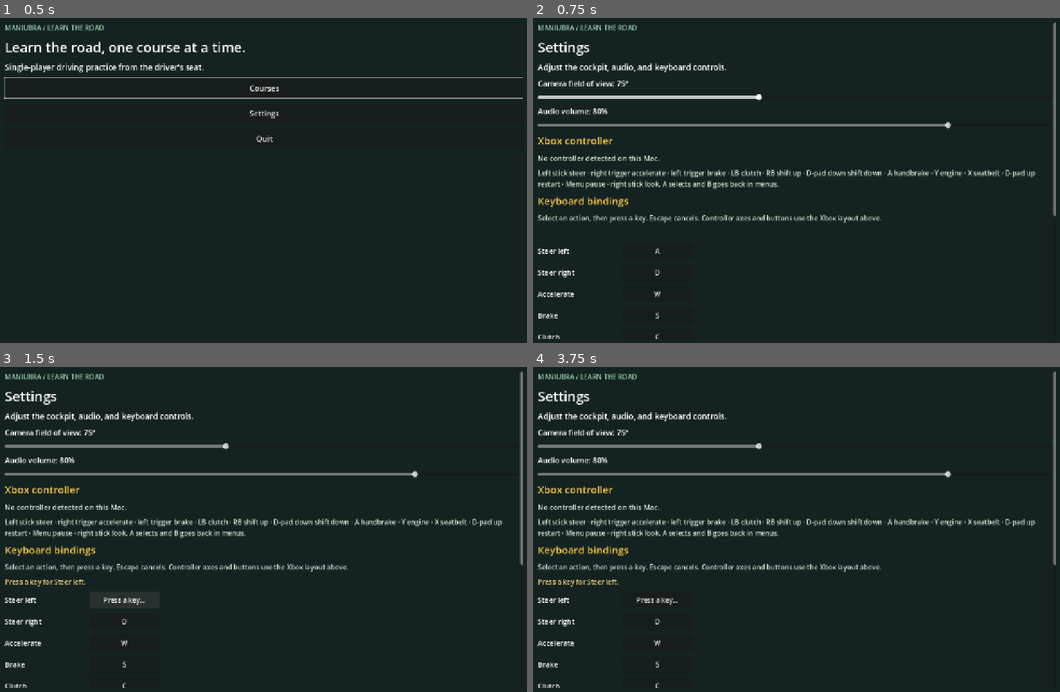
Above: before the commit, frames 1-4 (two rows, left to right).
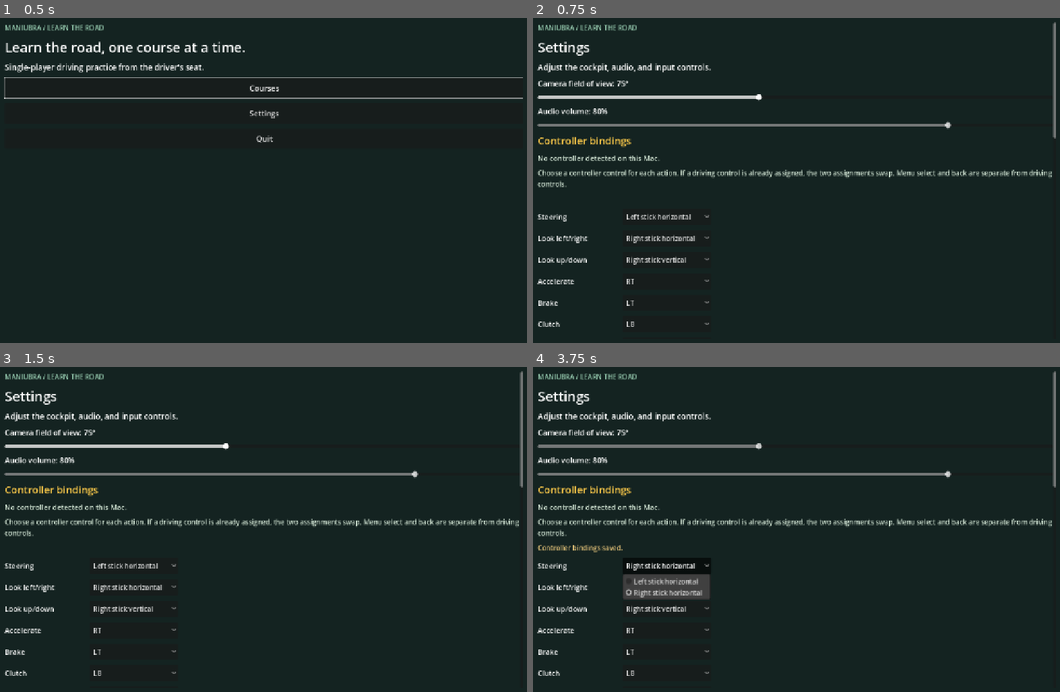
Above: after the commit, the same moments.

Repository: IamDalemark/maniubra-prototype
Game: Godot game, scene res://scenes/app.tscn
Two runs of this game, one before a commit and one after it. Both use one fixed random seed, a clock stepped at 60 frames per second and the inputs below.
Inputs (mouse positions are in pixels of both pictures, inside the frame that each line leads up to):
- Up to frame 1 (0.5 s): no input
- Up to frame 2 (0.75 s): click "Settings" at 0.5 s
- Up to frame 3 (1.5 s): click (126, 601) at 1.25 s, where only the run before the commit has a clickable "A"
- Up to frame 4 (3.75 s): click (664, 565) at 2 s, where only the run after the commit has a clickable "Left stick horizontal"; click (664, 588) at 2.75 s, where only the run after the commit has a clickable "Right stick horizontal"; click (664, 565) at 3.5 s, where only the run after the commit has a clickable "Right stick horizontal"

Frame 1 is identical in both runs. In frame 2, 4.5% of the frame differs, in the area x 0-100%, y 13-99%; in frame 3, 5.2%; in frame 4, 5.9%.

Commit message:
Add remappable controller bindings in settings

Diff:
--- a/scripts/app.gd
+++ b/scripts/app.gd
@@ -4,6 +4,7 @@
 const Catalog = preload("res://scripts/course_catalog.gd")
 const AttemptStore = preload("res://scripts/attempt_store.gd")
 const DrivingInput = preload("res://scripts/driving_input.gd")
+const ControllerBindings = preload("res://scripts/controller_bindings.gd")
 const XboxUsbBridge = preload("res://scripts/xbox_usb_bridge.gd")
 const COURSE_ART = {
 	"primary_controls": "res://assets/ui/course_art/primary_controls.png",
@@ -48,11 +49,14 @@
 var _binding_notice: Label
 var _controller_status: Label
 var _xbox_usb_bridge: Node
+var _controller_options: Dictionary = {}
+var _controller_notice: Label
 
 
 func _ready() -> void:
 	DrivingInput.install_actions()
 	DrivingInput.load_keyboard_bindings()
+	ControllerBindings.load_saved()
 	Input.joy_connection_changed.connect(_on_joy_connection_changed)
 	_xbox_usb_bridge = XboxUsbBridge.new()
 	_xbox_usb_bridge.connection_changed.connect(_on_usb_connection_changed)
@@ -113,6 +117,7 @@
 	_page = page
 	_pending_binding_action = &""
 	_binding_buttons.clear()
+	_controller_options.clear()
 	for child in _content.get_children():
 		_content.remove_child(child)
 		child.queue_free()
@@ -149,7 +154,7 @@
 
 
 func _show_settings() -> void:
-	_clear_page("settings", "Settings", "Adjust the cockpit, audio, and keyboard controls.")
+	_clear_page("settings", "Settings", "Adjust the cockpit, audio, and input controls.")
 	var fov_label := _add_text("Camera field of view: %.0f°" % _camera_fov, 18)
 	var fov_slider := HSlider.new()
 	fov_slider.min_value = 60.0
@@ -166,10 +171,30 @@
 	audio_slider.value = _audio_level
 	audio_slider.value_changed.connect(func(value: float): _audio_level = value; audio_label.text = "Audio volume: %d%%" % roundi(value * 100))
 	_content.add_child(audio_slider)
-	_add_text("Xbox controller", 24, Color("f5c548"))
+	_add_text("Controller bindings", 24, Color("f5c548"))
 	_controller_status = _add_text("", 17, Color("d4e7d6"))
 	_refresh_controller_status()
-	_add_text("Left stick steer · right trigger accelerate · left trigger brake · LB clutch · RB shift up · D-pad down shift down · A handbrake · Y engine · X seatbelt · D-pad up restart · Menu pause · right stick look. A selects and B goes back in menus.", 16, Color("d4e7d6"))
+	_add_text("Choose a controller control for each action. If a driving control is already assigned, the two assignments swap. Menu select and back are separate from driving controls.", 16, Color("d4e7d6"))
+	_controller_notice = _add_text("", 16, Color("eecb7d"))
+	for binding in ControllerBindings.AXIS_ACTIONS + ControllerBindings.BUTTON_ACTIONS:
+		var key: String = binding[0]
+		var row := HBoxContainer.new()
+		row.add_theme_constant_override("separation", 12)
+		_content.add_child(row)
+		var caption := Label.new()
+		caption.text = binding[1]
+		caption.custom_minimum_size.x = 190
+		caption.add_theme_font_size_override("font_size", 17)
+		row.add_child(caption)
+		var picker := OptionButton.new()
+		picker.custom_minimum_size = Vector2(210, 39)
+		for option in ControllerBindings.options_for(key):
+			picker.add_item(option[1])
+		picker.item_selected.connect(_change_controller_binding.bind(key))
+		row.add_child(picker)
+		_controller_options[key] = picker
+	_refresh_controller_options()
+	_add_button("Restore default controller bindings", _reset_controller_bindings)
 	_add_text("Keyboard bindings", 24, Color("f5c548"))
 	_add_text("Select an action, then press a key. Escape cancels. Controller axes and buttons use the Xbox layout above.", 16, Color("d4e7d6"))
 	_binding_notice = _add_text("", 16, Color("eecb7d"))
@@ -217,6 +242,31 @@
 	DrivingInput.reset_keyboard_bindings()
 	_refresh_binding_buttons()
 	_binding_notice.text = "Default keys restored." if DrivingInput.save_keyboard_bindings() else "Defaults restored for this run, but could not be saved."
+
+
+func _change_controller_binding(index: int, key: String) -> void:
+	var option: Array = ControllerBindings.options_for(key)[index]
+	_xbox_usb_bridge._release_all()
+	if ControllerBindings.set_binding(key, option[0]):
+		_refresh_controller_options()
+		_controller_notice.text = "Controller bindings saved." if ControllerBindings.save() else "Binding changed for this run, but could not be saved."
+
+
+func _reset_controller_bindings() -> void:
+	_xbox_usb_bridge._release_all()
+	ControllerBindings.reset()
+	_refresh_controller_options()
+	_controller_notice.text = "Default controller bindings restored." if ControllerBindings.save() else "Defaults restored for this run, but could not be saved."
+
+
+func _refresh_controller_options() -> void:
+	for key in _controller_options:
+		var picker: OptionButton = _controller_options[key]
+		var options: Array = ControllerBindings.options_for(key)
+		for index in options.size():
+			if options[index][0] == ControllerBindings.source(key):
+				picker.select(index)
+				break
 
 
 func _on_joy_connection_changed(_device: int, _connected: bool) -> void:
--- /dev/null
+++ b/scripts/controller_bindings.gd
@@ -0,0 +1,229 @@
+extends RefCounted
+## One saved Xbox layout shared by native Godot gamepads and the direct USB reader.
+
+const FILE_VERSION := 1
+const BUTTON_OPTIONS := [
+	["a", "A", JOY_BUTTON_A], ["b", "B", JOY_BUTTON_B],
+	["x", "X", JOY_BUTTON_X], ["y", "Y", JOY_BUTTON_Y],
+	["lb", "LB", JOY_BUTTON_LEFT_SHOULDER], ["rb", "RB", JOY_BUTTON_RIGHT_SHOULDER],
+	["up", "D-pad up", JOY_BUTTON_DPAD_UP], ["down", "D-pad down", JOY_BUTTON_DPAD_DOWN],
+	["left", "D-pad left", JOY_BUTTON_DPAD_LEFT], ["right", "D-pad right", JOY_BUTTON_DPAD_RIGHT],
+	["menu", "Menu", JOY_BUTTON_START], ["view", "View", JOY_BUTTON_BACK],
+	["ls_click", "LS click", JOY_BUTTON_LEFT_STICK], ["rs_click", "RS click", JOY_BUTTON_RIGHT_STICK],
+]
+const AXIS_OPTIONS := [
+	["ls_x", "Left stick horizontal", JOY_AXIS_LEFT_X],
+	["rs_x", "Right stick horizontal", JOY_AXIS_RIGHT_X],
+	["ls_y", "Left stick vertical", JOY_AXIS_LEFT_Y],
+	["rs_y", "Right stick vertical", JOY_AXIS_RIGHT_Y],
+]
+const PEDAL_OPTIONS := [
+	["lt", "LT", JOY_AXIS_TRIGGER_LEFT],
+	["rt", "RT", JOY_AXIS_TRIGGER_RIGHT],
+]
+const BUTTON_ACTIONS := [
+	["drive_clutch", "Clutch"], ["drive_gear_up", "Shift up"],
+	["drive_gear_down", "Shift down"], ["drive_handbrake", "Handbrake"],
+	["drive_ignition", "Engine on/off"], ["drive_seatbelt", "Seatbelt"],
+	["drive_reset", "Restart drive"], ["drive_pause", "Pause"],
+	["ui_accept", "Menu select"], ["ui_cancel", "Menu back"],
+]
+const AXIS_ACTIONS := [
+	["steering_axis", "Steering", "horizontal"],
+	["look_x_axis", "Look left/right", "horizontal"],
+	["look_y_axis", "Look up/down", "vertical"],
+	["drive_throttle", "Accelerate", "pedal"],
+	["drive_brake", "Brake", "pedal"],
+]
+const DEFAULTS := {
+	"steering_axis": "ls_x", "look_x_axis": "rs_x", "look_y_axis": "rs_y",
+	"drive_throttle": "rt", "drive_brake": "lt",
+	"drive_clutch": "lb", "drive_gear_up": "rb", "drive_gear_down": "down",
+	"drive_handbrake": "a", "drive_ignition": "y", "drive_seatbelt": "x",
+	"drive_reset": "up", "drive_pause": "menu",
+	"ui_accept": "a", "ui_cancel": "b",
+}
+
+static var _bindings: Dictionary = {}
+
+
+static func options_for(key: String) -> Array:
+	if key == "drive_throttle" or key == "drive_brake":
+		return PEDAL_OPTIONS
+	if key == "steering_axis" or key == "look_x_axis":
+		return [AXIS_OPTIONS[0], AXIS_OPTIONS[1]]
+	if key == "look_y_axis":
+		return [AXIS_OPTIONS[2], AXIS_OPTIONS[3]]
+	return BUTTON_OPTIONS
+
+
+static func source(key: String) -> String:
+	_ensure_defaults()
+	return _bindings.get(key, DEFAULTS.get(key, ""))
+
+
+static func label_for_source(token: String) -> String:
+	for option in BUTTON_OPTIONS + AXIS_OPTIONS + PEDAL_OPTIONS:
+		if option[0] == token:
+			return option[1]
+	return "?"
+
+
+static func short_label_for_source(token: String) -> String:
+	if token.begins_with("ls_"):
+		return "LS"
+	if token.begins_with("rs_"):
+		return "RS"
+	return label_for_source(token)
+
+
+static func label_for_action(action: String) -> String:
+	if action == "drive_left" or action == "drive_right":
+		return short_label_for_source(source("steering_axis")) + (" left" if action == "drive_left" else " right")
+	if action == "look_left" or action == "look_right":
+		return short_label_for_source(source("look_x_axis")) + (" left" if action == "look_left" else " right")
+	if action == "look_up" or action == "look_down":
+		return short_label_for_source(source("look_y_axis")) + (" up" if action == "look_up" else " down")
+	return label_for_source(source(action))
+
+
+static func set_binding(key: String, token: String) -> bool:
+	_ensure_defaults()
+	if not DEFAULTS.has(key):
+		return false
+	var allowed := false
+	for option in options_for(key):
+		if option[0] == token:
+			allowed = true
+			break
+	if not allowed:
+		return false
+	if _bindings[key] == token:
+		return true
+	var old: String = _bindings[key]
+	# Gameplay buttons cannot fire two driving actions. Menu buttons have separate context.
+	var group := _group_for(key)
+	for other in _bindings:
+		if other == key or _bindings[other] != token:
+			continue
+		if group == _group_for(other):
+			_bindings[other] = old
+	_bindings[key] = token
+	apply_to_input_map()
+	return true
+
+
+static func reset() -> void:
+	_bindings = DEFAULTS.duplicate(true)
+	apply_to_input_map()
+
+
+static func load_saved() -> void:
+	_ensure_defaults()
+	var path := _bindings_path()
+	if not FileAccess.file_exists(path):
+		return
+	var file := FileAccess.open(path, FileAccess.READ)
+	if file == null:
+		return
+	var parser := JSON.new()
+	if parser.parse(file.get_as_text()) != OK:
+		return
+	var data: Variant = parser.data
+	if typeof(data) != TYPE_DICTIONARY or data.get("file_version") != FILE_VERSION or typeof(data.get("controller")) != TYPE_DICTIONARY:
+		return
+	var saved: Dictionary = data["controller"]
+	var used: Dictionary = {}
+	for key in DEFAULTS:
+		if not saved.has(key):
+			return
+		var valid := false
+		for option in options_for(key):
+			if saved[key] == option[0]:
+				valid = true
+		if not valid:
+			return
+		var usage := _group_for(key) + ":" + String(saved[key])
+		if used.has(usage):
+			return
+		used[usage] = true
+	# Apply through the same swap rule so malformed duplicates never reach gameplay.
+	_bindings = DEFAULTS.duplicate(true)
+	for key in DEFAULTS:
+		set_binding(key, saved[key])
+	apply_to_input_map()
+
+
+static func save() -> bool:
+	_ensure_defaults()
+	var path := _bindings_path()
+	if DirAccess.make_dir_recursive_absolute(path.get_base_dir()) != OK:
+		return false
+	var temporary := path + ".tmp"
+	var file := FileAccess.open(temporary, FileAccess.WRITE)
+	if file == null:
+		return false
+	file.store_string(JSON.stringify({"file_version": FILE_VERSION, "controller": _bindings}))
+	file.flush()
+	file.close()
+	return DirAccess.rename_absolute(ProjectSettings.globalize_path(temporary), ProjectSettings.globalize_path(path)) == OK
+
+
+static func apply_to_input_map() -> void:
+	_ensure_defaults()
+	for action in ["drive_left", "drive_right", "drive_throttle", "drive_brake", "drive_clutch", "drive_gear_up", "drive_gear_down", "drive_handbrake", "drive_ignition", "drive_seatbelt", "drive_reset", "drive_pause", "ui_accept", "ui_cancel", "look_left", "look_right", "look_up", "look_down"]:
+		if not InputMap.has_action(action):
+			InputMap.add_action(action, 0.16)
+		for event in InputMap.action_get_events(action):
+			if event is InputEventJoypadButton or event is InputEventJoypadMotion:
+				InputMap.action_erase_event(action, event)
+	_add_axis_pair("drive_left", "drive_right", source("steering_axis"))
+	_add_axis_pair("look_left", "look_right", source("look_x_axis"))
+	_add_axis_pair("look_up", "look_down", source("look_y_axis"))
+	_add_axis("drive_throttle", source("drive_throttle"), 1.0)
+	_add_axis("drive_brake", source("drive_brake"), 1.0)
+	for binding in BUTTON_ACTIONS:
+		var token: String = source(binding[0])
+		for option in BUTTON_OPTIONS:
+			if option[0] == token:
+				var event := InputEventJoypadButton.new()
+				event.button_index = option[2]
+				InputMap.action_add_event(binding[0], event)
+				break
+
+
+static func _add_axis_pair(negative: String, positive: String, token: String) -> void:
+	_add_axis(negative, token, -1.0)
+	_add_axis(positive, token, 1.0)
+
+
+static func _add_axis(action: String, token: String, value: float) -> void:
+	for option in AXIS_OPTIONS + PEDAL_OPTIONS:
+		if option[0] == token:
+			var event := InputEventJoypadMotion.new()
+			event.axis = option[2]
+			event.axis_value = value
+			InputMap.action_add_event(action, event)
+			return
+
+
+static func _ensure_defaults() -> void:
+	if _bindings.is_empty():
+		_bindings = DEFAULTS.duplicate(true)
+
+
+static func _group_for(key: String) -> String:
+	if key.begins_with("ui_"):
+		return "menu"
+	if key in ["drive_throttle", "drive_brake"]:
+		return "pedal"
+	if key in ["steering_axis", "look_x_axis"]:
+		return "horizontal"
+	if key == "look_y_axis":
+		return "vertical"
+	return "drive"
+
+
+static func _bindings_path() -> String:
+	var override_dir := OS.get_environment("MANIUBRA_DATA_DIR")
+	return override_dir.path_join("maniubra_controller.json") if not override_dir.is_empty() else "user://maniubra_controller.json"
--- a/scripts/driving_input.gd
+++ b/scripts/driving_input.gd
@@ -1,6 +1,7 @@
 extends RefCounted
 ## One semantic input state for keyboard and standard gamepads.
 
+const ControllerBindings = preload("res://scripts/controller_bindings.gd")
 const FILE_VERSION := 1
 const BINDINGS := [
 	{"action": "drive_left", "label": "Steer left", "key": KEY_A},
@@ -16,13 +17,6 @@
 	{"action": "drive_reset", "label": "Restart drive", "key": KEY_R},
 	{"action": "drive_pause", "label": "Pause", "key": KEY_ESCAPE},
 ]
-const CONTROLLER_NAMES := {
-	"drive_left": "LS left", "drive_right": "LS right", "drive_throttle": "RT", "drive_brake": "LT",
-	"drive_clutch": "LB", "drive_gear_up": "RB", "drive_gear_down": "D-pad down",
-	"drive_handbrake": "A", "drive_ignition": "Y", "drive_seatbelt": "X",
-	"drive_reset": "D-pad up", "drive_pause": "Menu",
-}
-
 var steering := 0.0
 var throttle := 0.0
 var brake := 0.0
@@ -38,24 +32,7 @@
 			InputMap.add_action(action, 0.16)
 		if keyboard_key(action) == KEY_NONE:
 			_replace_keyboard_key(action, binding["key"])
-	_axis("drive_left", JOY_AXIS_LEFT_X, -1.0)
-	_axis("drive_right", JOY_AXIS_LEFT_X, 1.0)
-	_axis("drive_throttle", JOY_AXIS_TRIGGER_RIGHT, 1.0)
-	_axis("drive_brake", JOY_AXIS_TRIGGER_LEFT, 1.0)
-	_button("drive_clutch", JOY_BUTTON_LEFT_SHOULDER)
-	_button("drive_handbrake", JOY_BUTTON_A)
-	_button("drive_gear_up", JOY_BUTTON_RIGHT_SHOULDER)
-	_button("drive_gear_down", JOY_BUTTON_DPAD_DOWN)
-	_button("drive_ignition", JOY_BUTTON_Y)
-	_button("drive_seatbelt", JOY_BUTTON_X)
-	_button("drive_reset", JOY_BUTTON_DPAD_UP)
-	_button("drive_pause", JOY_BUTTON_START)
-	_button("ui_accept", JOY_BUTTON_A)
-	_button("ui_cancel", JOY_BUTTON_B)
-	_axis("look_left", JOY_AXIS_RIGHT_X, -1.0)
-	_axis("look_right", JOY_AXIS_RIGHT_X, 1.0)
-	_axis("look_up", JOY_AXIS_RIGHT_Y, -1.0)
-	_axis("look_down", JOY_AXIS_RIGHT_Y, 1.0)
+	ControllerBindings.apply_to_input_map()
 
 
 static func keyboard_key(action: StringName) -> Key:
@@ -70,7 +47,7 @@
 
 
 static func display_name(action: StringName, device: String) -> String:
-	return CONTROLLER_NAMES.get(String(action), "?") if device == "gamepad" else keyboard_name(action)
+	return ControllerBindings.label_for_action(String(action)) if device == "gamepad" else keyboard_name(action)
 
 
 static func set_keyboard_binding(action: StringName, key: Key) -> bool:
@@ -141,7 +118,7 @@
 
 
 static func controller_hint() -> String:
-	return "LS steer · RT accelerate · LT brake · LB clutch · RB/D-pad down gears · A handbrake · Y engine · X seatbelt · D-pad up restart · Menu pause · RS look"
+	return "%s steer · %s accelerate · %s brake · %s clutch · %s/%s gears · %s handbrake · %s engine · %s seatbelt · %s restart · %s pause · %s look" % [ControllerBindings.short_label_for_source(ControllerBindings.source("steering_axis")), display_name("drive_throttle", "gamepad"), display_name("drive_brake", "gamepad"), display_name("drive_clutch", "gamepad"), display_name("drive_gear_up", "gamepad"), display_name("drive_gear_down", "gamepad"), display_name("drive_handbrake", "gamepad"), display_name("drive_ignition", "gamepad"), display_name("drive_seatbelt", "gamepad"), display_name("drive_reset", "gamepad"), display_name("drive_pause", "gamepad"), ControllerBindings.short_label_for_source(ControllerBindings.source("look_x_axis"))]
 
 
 static func _bindings_path() -> String:
@@ -158,27 +135,6 @@
 	InputMap.action_add_event(action, event)
 
 
-static func _axis(action: StringName, axis: JoyAxis, value: float) -> void:
-	if not InputMap.has_action(action):
-		InputMap.add_action(action, 0.16)
-	for existing in InputMap.action_get_events(action):
-		if existing is InputEventJoypadMotion and existing.axis == axis and is_equal_approx(existing.axis_value, value):
-			return
-	var event := InputEventJoypadMotion.new()
-	event.axis = axis
-	event.axis_value = value
-	InputMap.action_add_event(action, event)
-
-
-static func _button(action: StringName, button: JoyButton) -> void:
-	for existing in InputMap.action_get_events(action):
-		if existing is InputEventJoypadButton and existing.button_index == button:
-			return
-	var event := InputEventJoypadButton.new()
-	event.button_index = button
-	InputMap.action_add_event(action, event)
-
-
 func update(delta: float) -> void:
 	var target_steering := Input.get_axis("drive_right", "drive_left")
 	steering = move_toward(steering, target_steering, delta * 2.2)
--- a/scripts/xbox_usb_bridge.gd
+++ b/scripts/xbox_usb_bridge.gd
@@ -1,17 +1,11 @@
 extends Node
 ## Feeds original Xbox One USB (045e:02d1) reports into the existing Godot actions.
 
+const ControllerBindings = preload("res://scripts/controller_bindings.gd")
 signal connection_changed(connected: bool)
 signal input_changed
 
 const TIMEOUT_SECONDS := 0.5
-const BUTTONS := [
-	[4, 0x10, "drive_handbrake"], [4, 0x10, "ui_accept"],
-	[4, 0x20, "ui_cancel"], [4, 0x40, "drive_seatbelt"],
-	[4, 0x80, "drive_ignition"], [4, 0x04, "drive_pause"],
-	[5, 0x01, "drive_reset"], [5, 0x02, "drive_gear_down"],
-	[5, 0x10, "drive_clutch"], [5, 0x20, "drive_gear_up"],
-]
 const ACTIONS := [
 	"drive_handbrake", "ui_accept", "ui_cancel", "drive_seatbelt",
 	"drive_ignition", "drive_pause", "drive_reset", "drive_gear_down",
@@ -66,13 +60,24 @@
 
 
 func _apply_report(packet: PackedByteArray) -> void:
-	for entry in BUTTONS:
-		_set_action(entry[2], 1.0 if packet[entry[0] + 4] & entry[1] else 0.0)
-	_set_axis("drive_left", "drive_right", _stick(packet, 14))
-	_set_axis("look_left", "look_right", _stick(packet, 18))
-	_set_axis("look_up", "look_down", _stick(packet, 20))
-	_set_action("drive_brake", clampf(float(_u16(packet, 10)) / 1023.0, 0.0, 1.0))
-	_set_action("drive_throttle", clampf(float(_u16(packet, 12)) / 1023.0, 0.0, 1.0))
+	var buttons := {
+		"a": bool(packet[8] & 0x10), "b": bool(packet[8] & 0x20),
+		"x": bool(packet[8] & 0x40), "y": bool(packet[8] & 0x80),
+		"menu": bool(packet[8] & 0x04), "view": bool(packet[8] & 0x08),
+		"up": bool(packet[9] & 0x01), "down": bool(packet[9] & 0x02),
+		"left": bool(packet[9] & 0x04), "right": bool(packet[9] & 0x08),
+		"lb": bool(packet[9] & 0x10), "rb": bool(packet[9] & 0x20),
+		"ls_click": bool(packet[9] & 0x40), "rs_click": bool(packet[9] & 0x80),
+	}
+	for binding in ControllerBindings.BUTTON_ACTIONS:
+		_set_action(binding[0], 1.0 if buttons.get(ControllerBindings.source(binding[0]), false) else 0.0)
+	var sticks := {"ls_x": _stick(packet, 14), "ls_y": _stick(packet, 16), "rs_x": _stick(packet, 18), "rs_y": _stick(packet, 20)}
+	_set_axis("drive_left", "drive_right", sticks[ControllerBindings.source("steering_axis")])
+	_set_axis("look_left", "look_right", sticks[ControllerBindings.source("look_x_axis")])
+	_set_axis("look_up", "look_down", sticks[ControllerBindings.source("look_y_axis")])
+	var pedals := {"lt": clampf(float(_u16(packet, 10)) / 1023.0, 0.0, 1.0), "rt": clampf(float(_u16(packet, 12)) / 1023.0, 0.0, 1.0)}
+	_set_action("drive_brake", pedals[ControllerBindings.source("drive_brake")])
+	_set_action("drive_throttle", pedals[ControllerBindings.source("drive_throttle")])
 
 
 func _u16(packet: PackedByteArray, index: int) -> int:
--- /dev/null
+++ b/tests/controller_remap.gd
@@ -0,0 +1,92 @@
+extends SceneTree
+
+const ControllerBindings = preload("res://scripts/controller_bindings.gd")
+const XboxUsbBridge = preload("res://scripts/xbox_usb_bridge.gd")
+
+
+func _initialize() -> void:
+	if OS.get_environment("MANIUBRA_DATA_DIR").is_empty():
+		push_error("Set MANIUBRA_DATA_DIR to a disposable test directory.")
+		quit(1)
+		return
+	call_deferred("run")
+
+
+func run() -> void:
+	var app = preload("res://scenes/app.tscn").instantiate()
+	root.add_child(app)
+	app._show_settings()
+	assert(app._controller_options.size() == ControllerBindings.AXIS_ACTIONS.size() + ControllerBindings.BUTTON_ACTIONS.size())
+	app._change_controller_binding(0, "drive_throttle") # LT; swaps brake to RT.
+	assert(ControllerBindings.source("drive_throttle") == "lt")
+	assert(ControllerBindings.source("drive_brake") == "rt")
+	assert(_has_axis("drive_throttle", JOY_AXIS_TRIGGER_LEFT, 1.0))
+	assert(_has_axis("drive_brake", JOY_AXIS_TRIGGER_RIGHT, 1.0))
+	app._change_controller_binding(0, "drive_ignition") # A; swaps handbrake to Y.
+	assert(ControllerBindings.source("drive_ignition") == "a")
+	assert(ControllerBindings.source("drive_handbrake") == "y")
+	assert(_has_button("drive_ignition", JOY_BUTTON_A))
+	assert(_has_button("drive_handbrake", JOY_BUTTON_Y))
+	app._change_controller_binding(1, "steering_axis") # Right stick X.
+	assert(ControllerBindings.source("steering_axis") == "rs_x")
+	assert(ControllerBindings.source("look_x_axis") == "ls_x")
+	assert(_has_axis("drive_right", JOY_AXIS_RIGHT_X, 1.0))
+	assert(_has_axis("look_right", JOY_AXIS_LEFT_X, 1.0))
+	assert(app._controller_options["look_x_axis"].selected == 0)
+	app.queue_free()
+	await process_frame
+	var bridge := XboxUsbBridge.new()
+	var report := PackedByteArray()
+	report.resize(22)
+	report[4] = 0x20
+	report[8] = 0x10 # A
+	report[10] = 0x00 # LT 512
+	report[11] = 0x02
+	report[12] = 0xFF # RT 1023
+	report[13] = 0x03
+	report[14] = 0x00 # LS X full left
+	report[15] = 0x80
+	report[18] = 0xFF # RS X full right
+	report[19] = 0x7F
+	bridge._apply_report(report)
+	await process_frame
+	assert(Input.is_action_pressed("drive_ignition"))
+	assert(not Input.is_action_pressed("drive_handbrake"))
+	assert(Input.get_action_strength("drive_throttle") > 0.49)
+	assert(Input.get_action_strength("drive_throttle") < 0.51)
+	assert(Input.get_action_strength("drive_brake") > 0.99)
+	assert(Input.get_action_strength("drive_right") > 0.99)
+	assert(Input.get_action_strength("look_left") > 0.99)
+	bridge._release_all()
+	bridge.free()
+	ControllerBindings.reset()
+	ControllerBindings.load_saved()
+	assert(ControllerBindings.source("drive_ignition") == "a")
+	assert(ControllerBindings.source("drive_throttle") == "lt")
+	assert(ControllerBindings.source("steering_axis") == "rs_x")
+	var second_app = preload("res://scenes/app.tscn").instantiate()
+	root.add_child(second_app)
+	second_app._show_settings()
+	second_app._reset_controller_bindings()
+	ControllerBindings.load_saved()
+	assert(ControllerBindings.source("drive_ignition") == "y")
+	assert(ControllerBindings.source("drive_throttle") == "rt")
+	assert(ControllerBindings.source("steering_axis") == "ls_x")
+	print("PASS: controller UI, swaps, native/direct mappings, persistence, and reset")
+	second_app.queue_free()
+	await process_frame
+	quit()
+
+
+func _has_button(action: StringName, button: JoyButton) -> bool:
+	for event in InputMap.action_get_events(action):
+		if event is InputEventJoypadButton and event.button_index == button:
+			return true
+	return false
+
+
+func _has_axis(action: StringName, axis: JoyAxis, value: float) -> bool:
+	for event in InputMap.action_get_events(action):
+		if event is InputEventJoypadMotion and event.axis == axis and is_equal_approx(event.axis_value, value):
+			return true
+	return false
Not shown, added: scripts/controller_bindings.gd.uid
Not shown, added: tests/controller_remap.gd.uid
Not shown, changed: README.md
Not shown, changed: docs/AGENT_IMPLEMENTATION.md
Not shown, changed: docs/ARCHITECTURE.md
